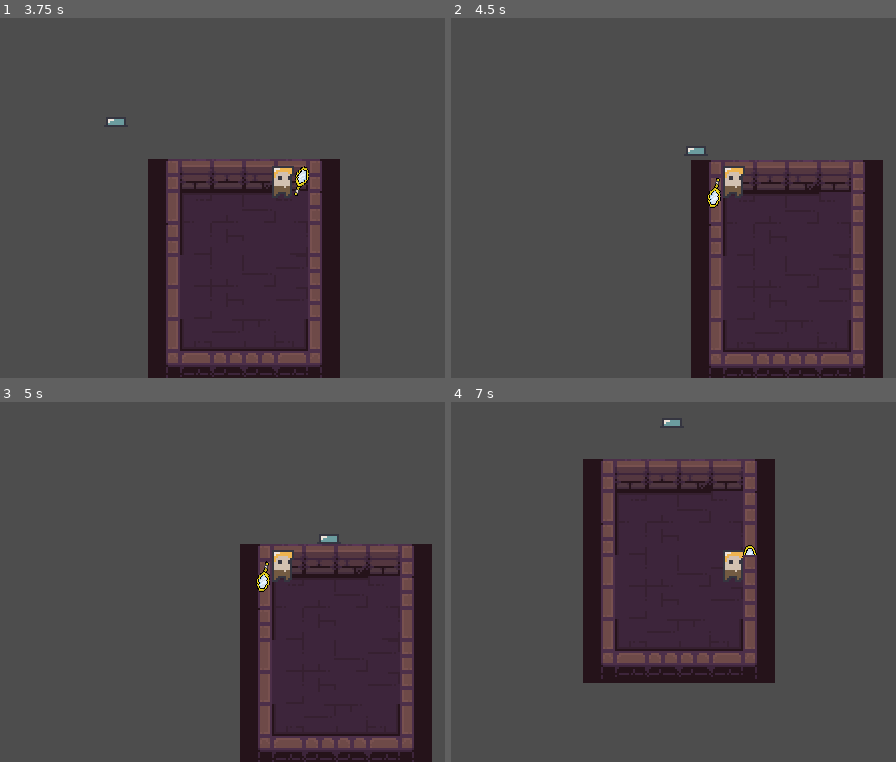
Above: before the commit, frames 1-4 (two rows, left to right).
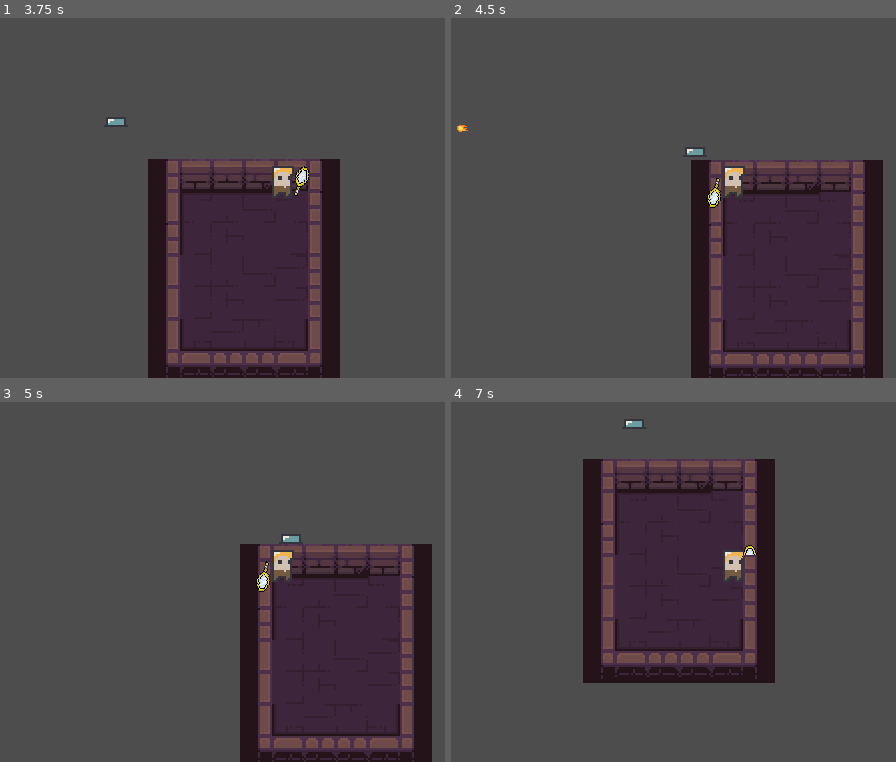
Above: after the commit, the same moments.

Repository: Z3BINI/mirror-attack
Game: Godot game, scene res://scenes/levels/test_level.tscn
Two runs of this game, one before a commit and one after it. Both use one fixed random seed, a clock stepped at 60 frames per second and the inputs below. The project has no main scene, so this scene is started directly.
Inputs (mouse positions are in pixels of both pictures, inside the frame that each line leads up to):
- Up to frame 1 (3.75 s): move the mouse to (422, 180) at 0.52 s; hold D (move_right) 0.53-1.28 s; tap F (dash) at 0.6, 2.1, 3.6 s; tap Enter at 1.25, 2.75 s; move the mouse to (155, 216) at 1.27 s; hold S (move_down) 1.28-2.03 s; tap Shift (sprint) at 1.35, 2.85 s; tap Space at 2 s; move the mouse to (347, 118) at 2.02 s; hold D (move_right) 2.03-2.78 s; move the mouse to (249, 270) at 2.77 s; hold W (move_up) 2.78-3.53 s; move the mouse to (outside the picture) at 3.52 s; hold A (move_left) from 3.53 s (still down)
- Up to frame 2 (4.5 s): keep holding A (move_left); move the mouse to (540, 144) at 4.27 s; tap Shift (sprint) at 4.35 s
- Up to frame 3 (5 s): keep holding A (move_left)
- Up to frame 4 (7 s): move the mouse to (766, 582) at 5.02 s; release A (move_left) at 5.03 s; hold S (move_down) 5.03-5.78 s; tap F (dash) at 5.1, 6.6 s; move the mouse to (637, 492) at 5.77 s; hold D (move_right) 5.78-6.53 s; tap Shift (sprint) at 5.85 s; move the mouse to (873, 564) at 6.52 s; hold W (move_up) from 6.53 s (still down)

Frame 1 is identical in both runs. In frame 2, less than 0.1% of the frame differs, in the area x 1-57%, y 29-39%; in frame 3, 0.1%, in the area x 63-76%, y 37-39%; in frame 4, 0.1%.

Commit message:
Shoot ability during hostile state
Now when in hostile state enemy will shoot player every 4 seconds

Diff:
--- a/scripts/states/enemy_states/hostile.gd
+++ b/scripts/states/enemy_states/hostile.gd
@@ -1,16 +1,40 @@
 extends State
 class_name  Hostile
 
-@export var CHASE_SPEED : float = 125
+@export var CHASE_SPEED : float = 75
+@export var SHOOT_COOLDOWN : float = 4
+
+var has_shot : bool = false
+var cooldown : float = 0
 
 func enter_state():
 	pass
 
-func update(_delta):
+func update(delta):
 	if !self_body.player_in_range:
 		state_changed.emit(self, 'roam')
+
+	if has_shot:
+		reset_shot(delta)
 
 func physics_update(_delta):
 	var player_dir : Vector2 = (self_body.PLAYER.global_position - self_body.global_position).normalized()
 
 	self_body.velocity = self_body.velocity.move_toward(player_dir * CHASE_SPEED, 2)
+
+	if has_shot == false:
+		shoot(player_dir)
+		has_shot = true
+
+func shoot(player_dir):
+	var projectile : RigidBody2D = preload("res://scenes/projectiles/fire_ball.tscn").instantiate()
+	projectile.direction = player_dir
+	projectile.position = self_body.global_position
+	add_child(projectile)
+
+func reset_shot(delta):
+	cooldown += delta
+
+	if cooldown >= SHOOT_COOLDOWN:
+		has_shot = false
+		cooldown = 0
